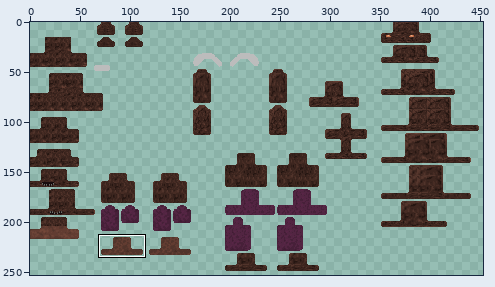
Edited in one commit: sprite sheet (src/main/resources/assets/starcraft/textures/model/zergling.png). The picture above shows the old version from afar; the outline marks the close-up.
Close-up. First the earlier version:
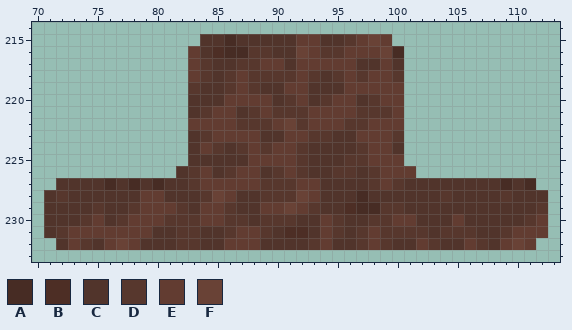
The file is 512x256 pixels. Colours within 5 levels of each other are drawn and written as one. Shown: x 70..113, y 214..233. The wide view leaves out empty margins. The commit also changed other parts of the picture, which this record leaves out.
Palette (. is transparent): A #472c24  B #4d2e25  C #51342b  D #57372d  E #623c31  F #694236
Pixels before, first column x 71:
215 .............CCACCCCCEECCDEFE.............
216 ............ECBAADDCCFEDDEEEFA............
217 ............EDCCDDEECEEEEECCEC............
218 ............EDCDEDDDDEDCDEDEED............
219 ............DCCDEDCCEECCCEEEEE............
220 ............CCCEEEECDECDEECDEE............
221 ............CDEECDEDDDEEEEDDDE............
222 ............EEEEDDDEFDEEEDDEEE............
223 ............CDEEEECCEEDDCCEEED............
224 ............CEDCDEDEEDCCCCDEEC............
225 ............CCCCCEEEEDCCCDDEEE............
226 ...........CDECDEECDEDCCDDCDEEE...........
227 .CCCCACACACCDEEEEEDDDEECCCCDEDCCCCCCCCACA.
228 CDCCCCCCEECCCDFECCDDDFECCCACCCCCCDCCCCDCCC
229 CCCCDCCDEEEDCEEDCCEEFEDCCBAADDCCCCCCCCCCCD
230 CCCDECDEEEDDDEEDDCDDDCCEDCCDDEECCCECCCCCDE
231 CDEEEEEEECCDDCCDEEDCBBCEDCDEDDDDCDDDCCDEEE
232 .CEDCEFECCCDDCCEEECCCCDECCDEDCCEDCCEDCEFE.
Now the later version:
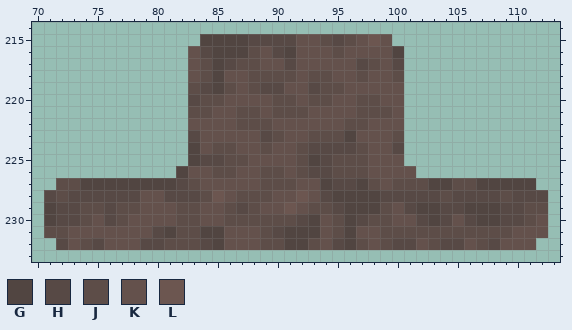
Colours new in this view: G #514541  H #574945  J #5d4d48  K #64514c  L #6c5650
Edits made:
{"y":215,"x":84,"old":"CCACCCCCEECCDEFE","new":"GGGGHHHHKKJHJKLK"}
{"y":216,"x":83,"old":"ECBAADDCCFEDDEEEFA","new":"KHGGGJKHGKKKJKKKKG"}
{"y":217,"x":83,"old":"EDCCDDEECEEEEECCEC","new":"KJGHJJKKHKKKKKHJKH"}
{"y":218,"x":83,"old":"EDCDEDDDDEDCDEDEED","new":"KJGKKJJJJKJJKKJKKJ"}
{"y":219,"x":83,"old":"DCCDEDCCEECCCEEEEE","new":"JHGJKJHHKKHJJKKKKK"}
{"y":220,"x":83,"old":"CCCEEEECDECDEECDEE","new":"HJJKKKKJJKJJKKJJKK"}
{"y":221,"x":83,"old":"CDEECDEDDDEEEEDDDE","new":"JJKKJJKJJJKKKKJJJK"}
{"y":222,"x":83,"old":"EEEEDDDEFDEEEDDEEE","new":"KKKKJJJKKKKKKJJKKK"}
{"y":223,"x":83,"old":"CDEEEECCEEDDCCEEED","new":"HKKKKKHJKKJJJGKKKJ"}
{"y":224,"x":83,"old":"CEDCDEDEEDCCCCDEEC","new":"GKJJKKJKKJHHHHJKKH"}
{"y":225,"x":83,"old":"CCCCCEEEEDCCCDDEEE","new":"GHHJJKKKKJGHJJJKKK"}
{"y":226,"x":82,"old":"CDECDEECDEDCCDDCDEEE","new":"GKKJJKKJJKJHHJJJKKKK"}
{"y":227,"x":72,"old":"CCCCACACACCDEEEEEDDDEECCCCDEDCCCCCCCCACA","new":"JJGGGGGGGGHJKKKKKJJJKKGHHGJKJJJGGJJGGGGG"}
{"y":228,"x":71,"old":"CDCCCCCCEECCCDFECCDDDFECCCACCCCCCDCCCCDCCC","new":"HJHHHHHHKKHHHJLKJJJKKLKHGGGGHHHHHJHHHHJHHH"}
{"y":229,"x":71,"old":"CCCCDCCDEEEDCEEDCCEEFEDCCBAADDCCCCCCCCCCCD","new":"GHHJJHJJKKKJJKKJHJKKLKJJHGGGJKHGGHHGGGHHJJ"}
{"y":230,"x":71,"old":"CCCDECDEEEDDDEEDDCDDDCCEDCCDDEECCCECCCCCDE","new":"GHHJKHJKKKKJJKKJJJJJJHGKJGHJJKKHGHKHGGHHJK"}
{"y":231,"x":71,"old":"CDEEEEEEECCDDCCDEEDCBBCEDCDEDDDDCDDDCCDEEE","new":"JJKKKKKKKHGJJGGKKKJHGGGKJGKKJJJJJJJJJJJKKK"}
{"y":232,"x":72,"old":"CEDCEFECCCDDCCEEECCCCDECCDEDCCEDCCEDCEFE","new":"HKJHKKKHHJJJHGKKKJJGGJKHGJKJHHKJHHKJHKKK"}
{"label":"changed","picture_box":[44,34,548,250]}
